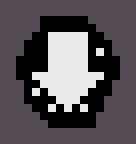
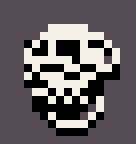
Layers edited between the first and the second 136×144 image:
painted on "MouseCursorDown.png" over bbox(24, 24, 112, 120)
painted on "MouseCursorUp.png" over bbox(24, 24, 112, 120)
painted on "MouseCursorLeft.png" over bbox(16, 24, 112, 112)
painted on "MouseCursorRight.png" over bbox(24, 32, 120, 120)
removed layer "MouseCursorArrow.png" over bbox(32, 40, 88, 96)
added layer "MouseCursorExamine.png" above "MouseCursorTalk.png" over bbox(24, 24, 120, 96)
added layer "MouseCursorTalk.png" above "MouseCursorLift.png" over bbox(24, 40, 96, 112)
added layer "MouseCursorLift.png" above "MouseCursorAttack.png" over bbox(24, 32, 104, 112)
added layer "MouseCursorAttack.png" above "MouseCursorHand.png" over bbox(24, 32, 104, 112)
painted on "MouseCursorHand.png" over bbox(24, 24, 112, 136)
painted on "MouseCursorSkull.png" over bbox(32, 40, 96, 104)
removed layer "MouseCursorProhibition.png" over bbox(16, 16, 120, 120)
painted on "MouseCursorCross.png" over bbox(16, 16, 120, 120)
painted on "MouseCursorWait.png" over bbox(24, 16, 104, 112)
